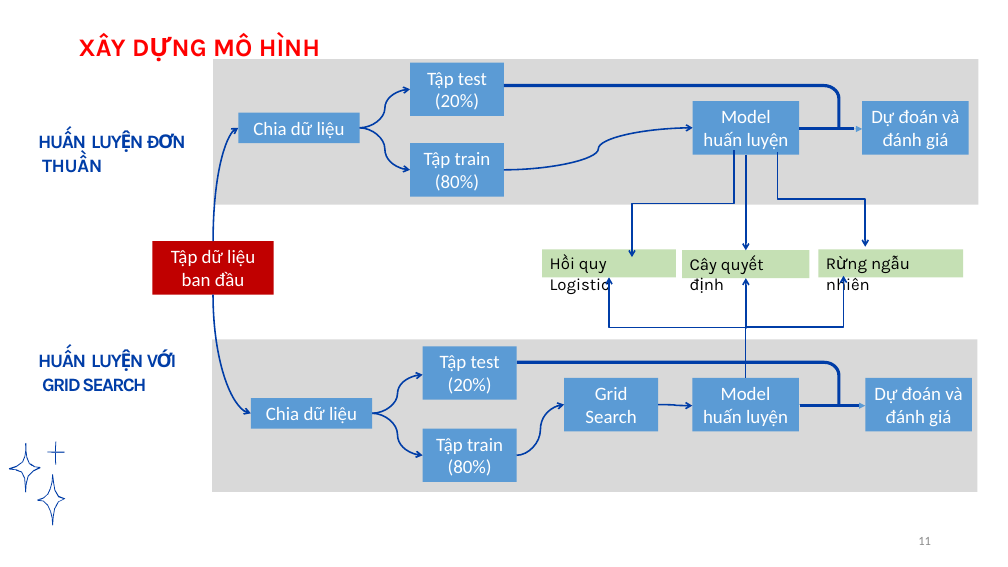
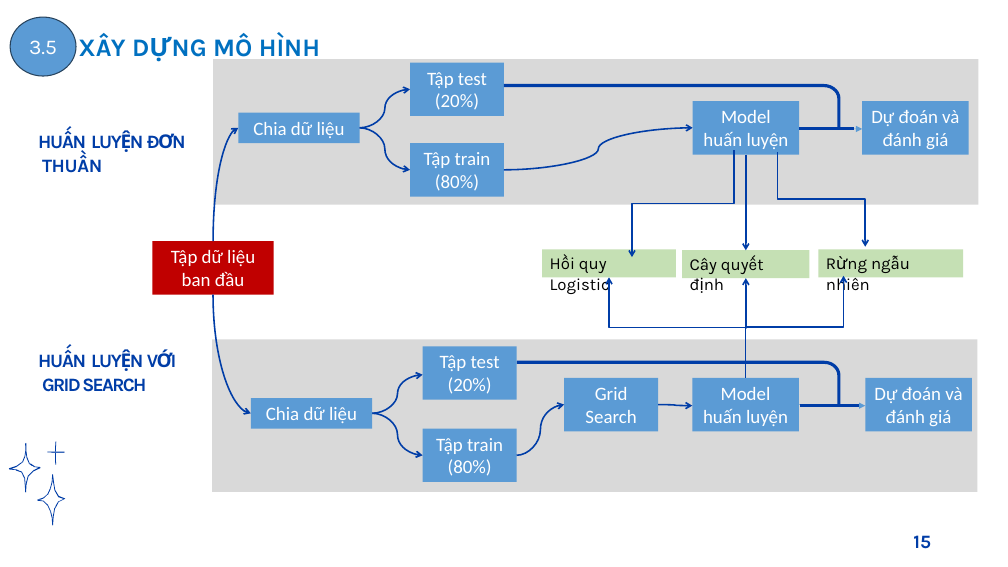
Before and after one commit to tantlu/ramen_rating_2024, a slide deck: slide 15 of Baove.pptx (slide 11 before the commit). Drawn at 1008x567 pixels with LibreOffice and Linux fonts; fonts in the diff are those of the drawing; background and template pictures are left out. Boxes give left, top, right and bottom in pixels: in the first picture for what was removed or moved away, otherwise in the second. Text is boxed around its words. In the diff, an @@ line names an element or a change of style, - is before the commit and + after.

```diff
--- a/Baove.pptx
+++ b/Baove.pptx
@@ ellipse added at (x1=10, y1=17, x2=76, y2=76), fill #5B9BD5, outline #28445D 1 pt, 20 pt, text #FFFFFF @@
+3.5
@@ text "XÂY DỰNG MÔ HÌNH" at (x1=79, y1=33, x2=320, y2=57): text colour #FF0000 to #0070C0 @@
@@ page number at (x1=913, y1=535, x2=931, y2=549): text changed; size 12 to 18 pt; font Calibri to Karla; text colour #8C8C8C to #003DA7; bold on @@
-11
+15
```
Also in this commit, not shown: 12 other slides changed, 7 slides added, 2 slides removed.
